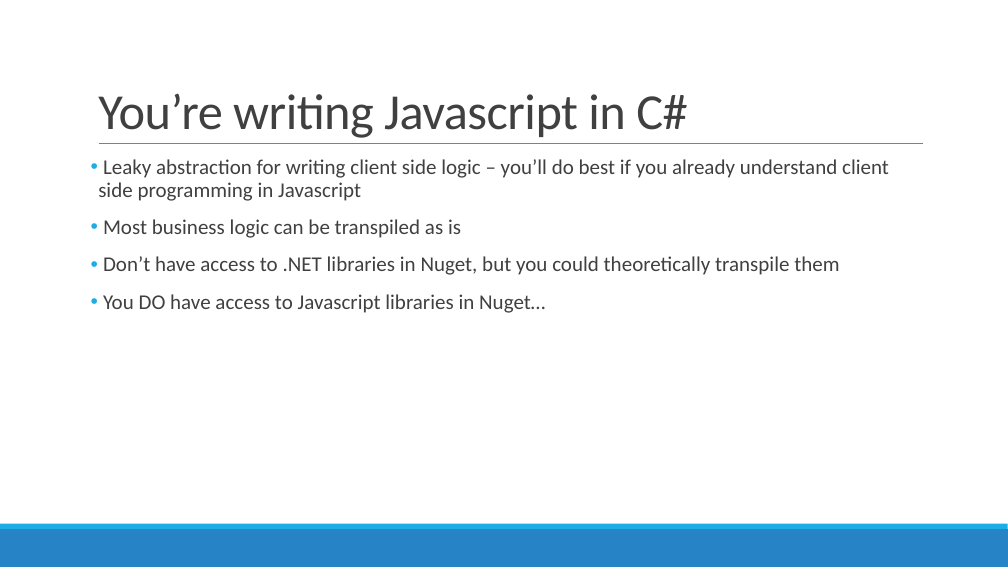
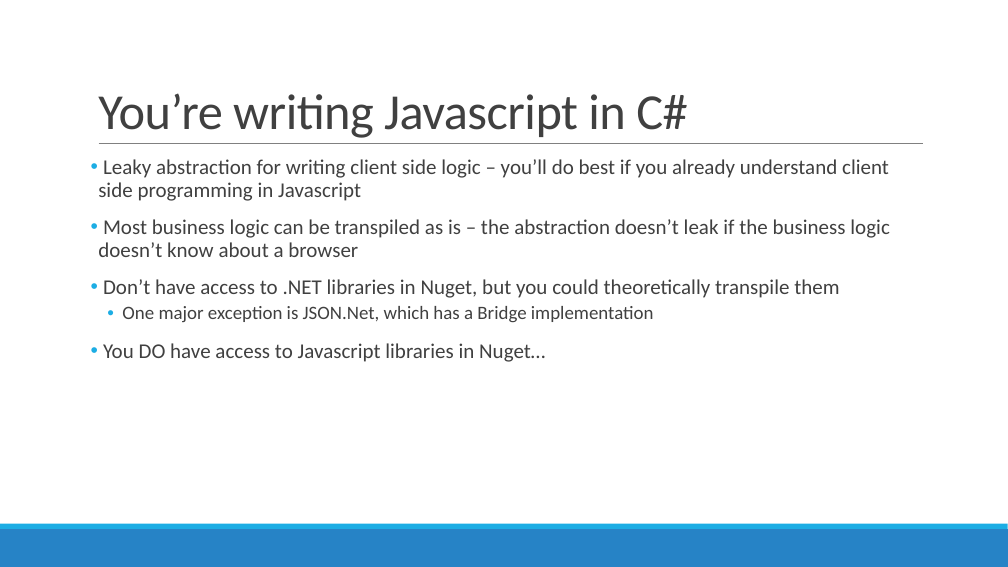
Before and after one commit to mrosack/presentations, a slide deck: slide 4 of bridge.net/bridge-net.pptx. Drawn at 1008x567 pixels with LibreOffice and Linux fonts; fonts in the diff are those of the drawing. Boxes give left, top, right and bottom in pixels: in the first picture for what was removed or moved away, otherwise in the second. Text is boxed around its words. In the diff, an @@ line names an element or a change of style, - is before the commit and + after.

```diff
--- a/bridge.net/bridge-net.pptx
+++ b/bridge.net/bridge-net.pptx
@@ text at [98,219,890,257]: text changed @@
-• Most business logic can be transpiled as is
+• Most business logic can be transpiled as is – the abstraction doesn’t leak if the business logic doesn’t know about a browser
@@ text at [122,306,654,322]: paragraph added @@
+  • One major exception is JSON.Net, which has a Bridge implementation
```
Also in this commit, not shown: 4 other slides changed, 2 slides added, 1 other file.
